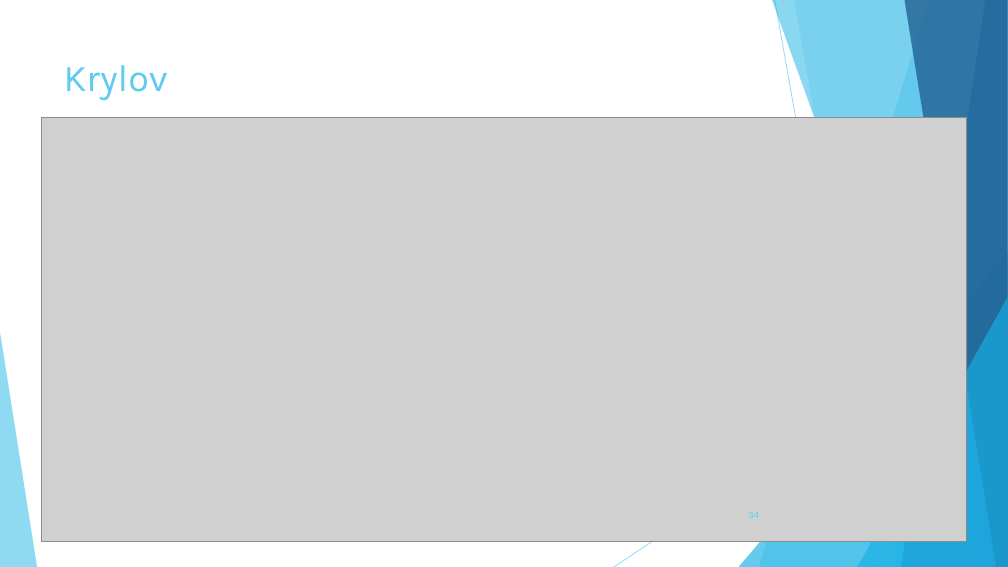
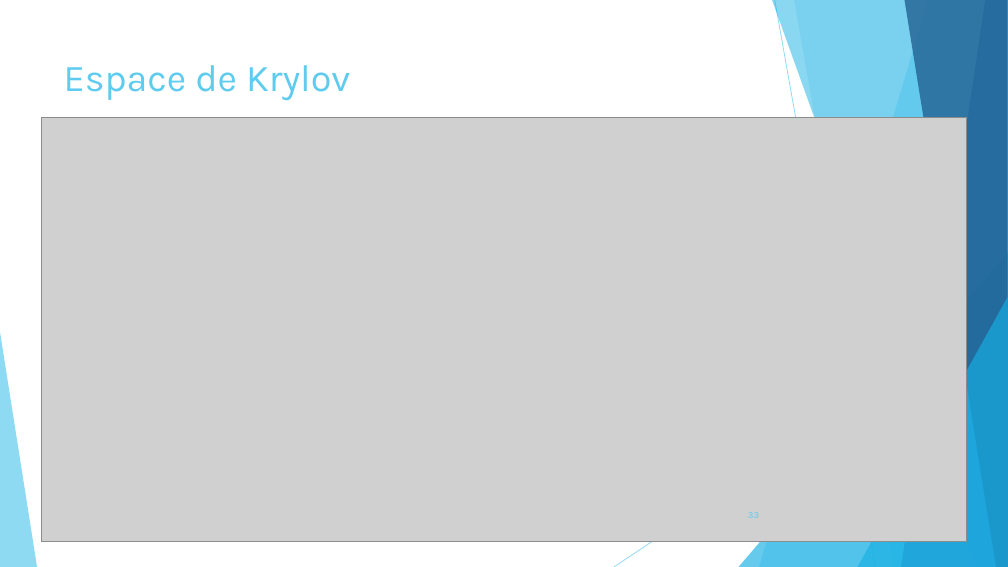
Before and after one commit to pierreXVI/PIE, a slide deck: slide 33 of oral_presentation/Oral_presentation_12_02_2019.pptx (slide 34 before the commit). Drawn at 1008x567 pixels with LibreOffice and Linux fonts; fonts in the diff are those of the drawing; grey boxes stand for pictures. Boxes give left, top, right and bottom in pixels: in the first picture for what was removed or moved away, otherwise in the second. Text is boxed around its words. In the diff, an @@ line names an element or a change of style, - is before the commit and + after.

```diff
--- a/oral_presentation/Oral_presentation_12_02_2019.pptx
+++ b/oral_presentation/Oral_presentation_12_02_2019.pptx
@@ title at [64, 65, 350, 101]: text changed @@
-Krylov
+Espace de Krylov
```
Also in this commit, not shown: 1 other slide changed, 2 slides added, 3 slides removed, 4 other files.
